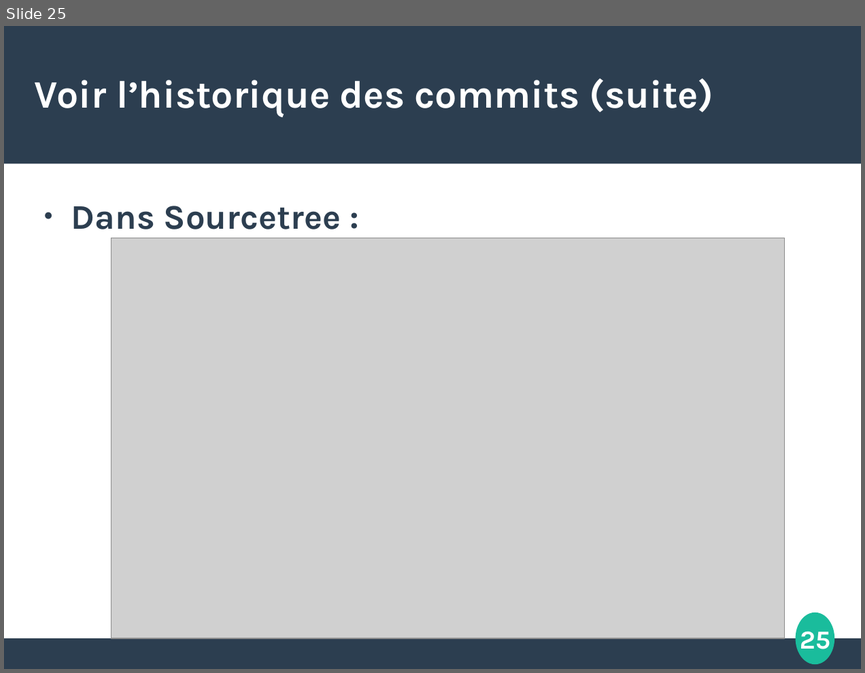
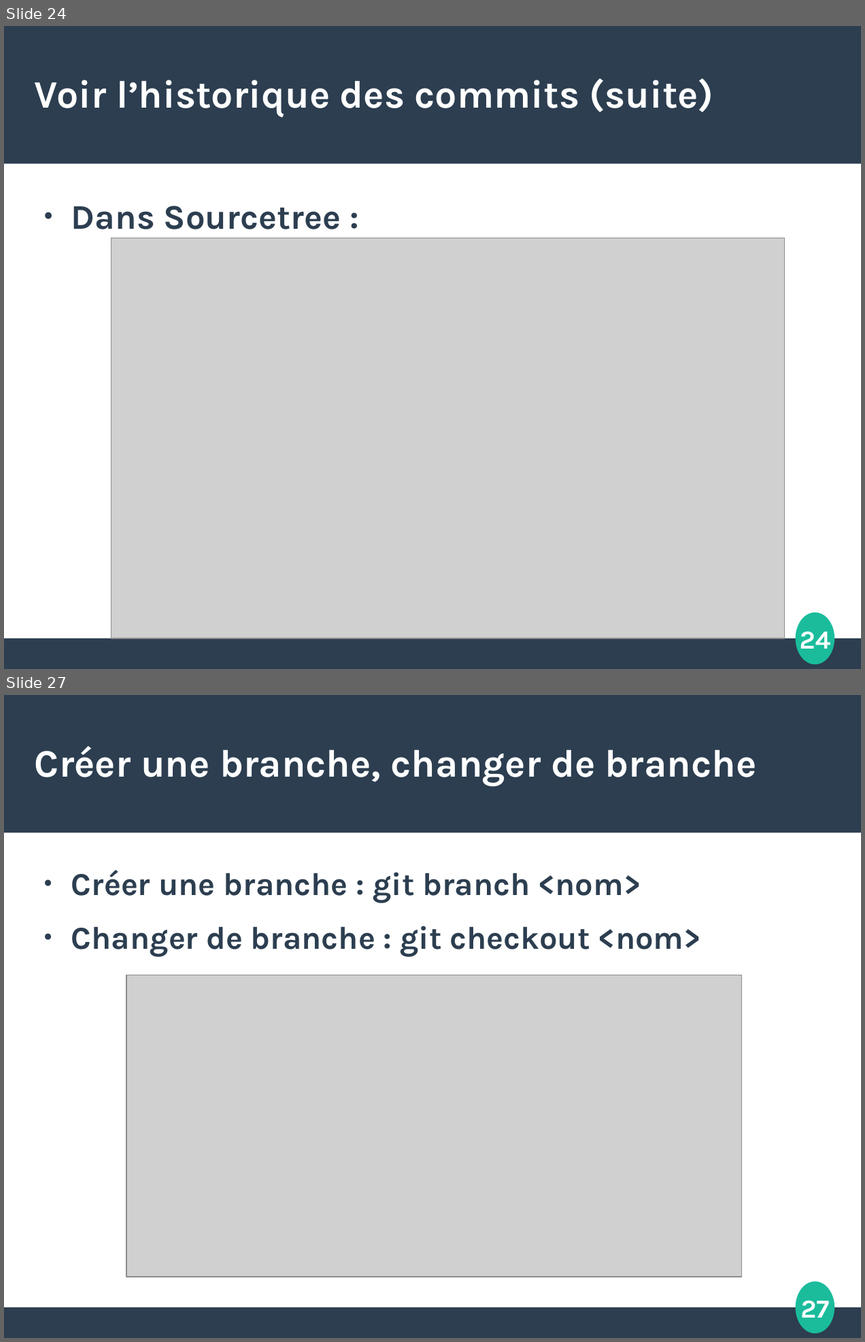
Before and after one commit to etdube/formation_git, a slide deck: Présentation git.odp. Shown one above the other, each under a label of ours: slide 25 before the commit, slides 24 and 27 after it; the slides between them are not shown. The pictures are 865x673 and 865x1342 pixels, drawn with LibreOffice and Linux fonts; fonts in the diff are those of the drawing; grey boxes stand for pictures. Boxes give left, top, right and bottom in pixels: in the first picture for what was removed or moved away, otherwise in the second. Text is boxed around its words. In the diff, an @@ line names an element or a change of style, - is before the commit and + after.

```diff
--- a/Présentation git.odp
+++ b/Présentation git.odp
@@ slide 27 added at (4, 695, 861, 1338), background #FFFFFF; not listed: 4 template elements that a slide beside it also shows @@
@@ title added at (35, 746, 757, 785), 36 pt, text #FFFFFF, bold @@
+Créer une branche, changer de branche
@@ text added at (71, 870, 701, 956), 29.6 pt, text #2C3E50, bold @@
+● Créer une branche : git branch <nom>
+● Changer de branche : git checkout <nom>
@@ picture added at (126, 975, 742, 1276) @@
@@ what was slide 25 is now slide 24 @@
@@ page number at (800, 631, 831, 655): text changed @@
-25
+24
```
Also in this commit, not shown: 2 slides changed, 15 other slides added, 1 slide removed, 5 other files.
